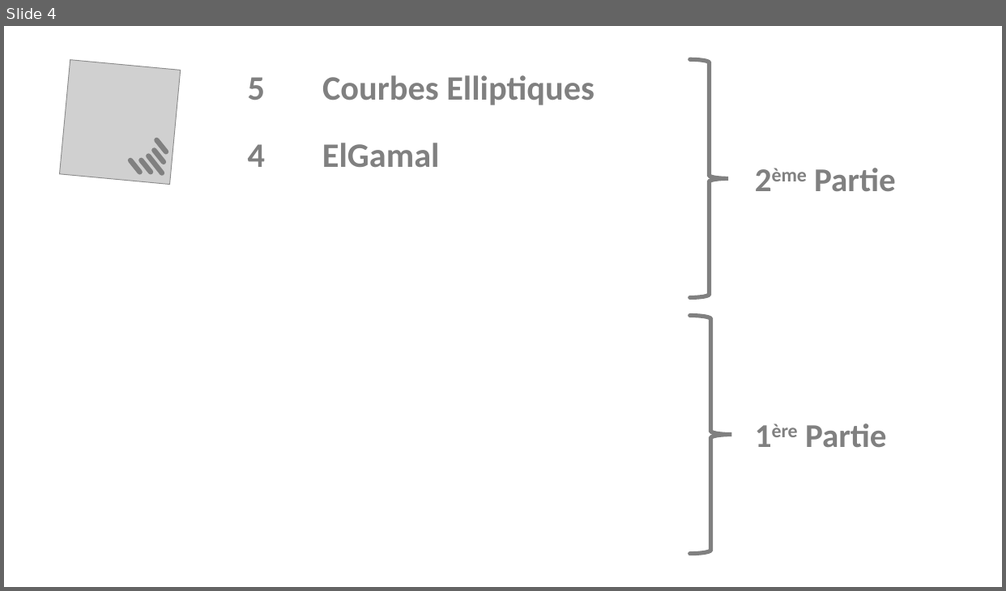
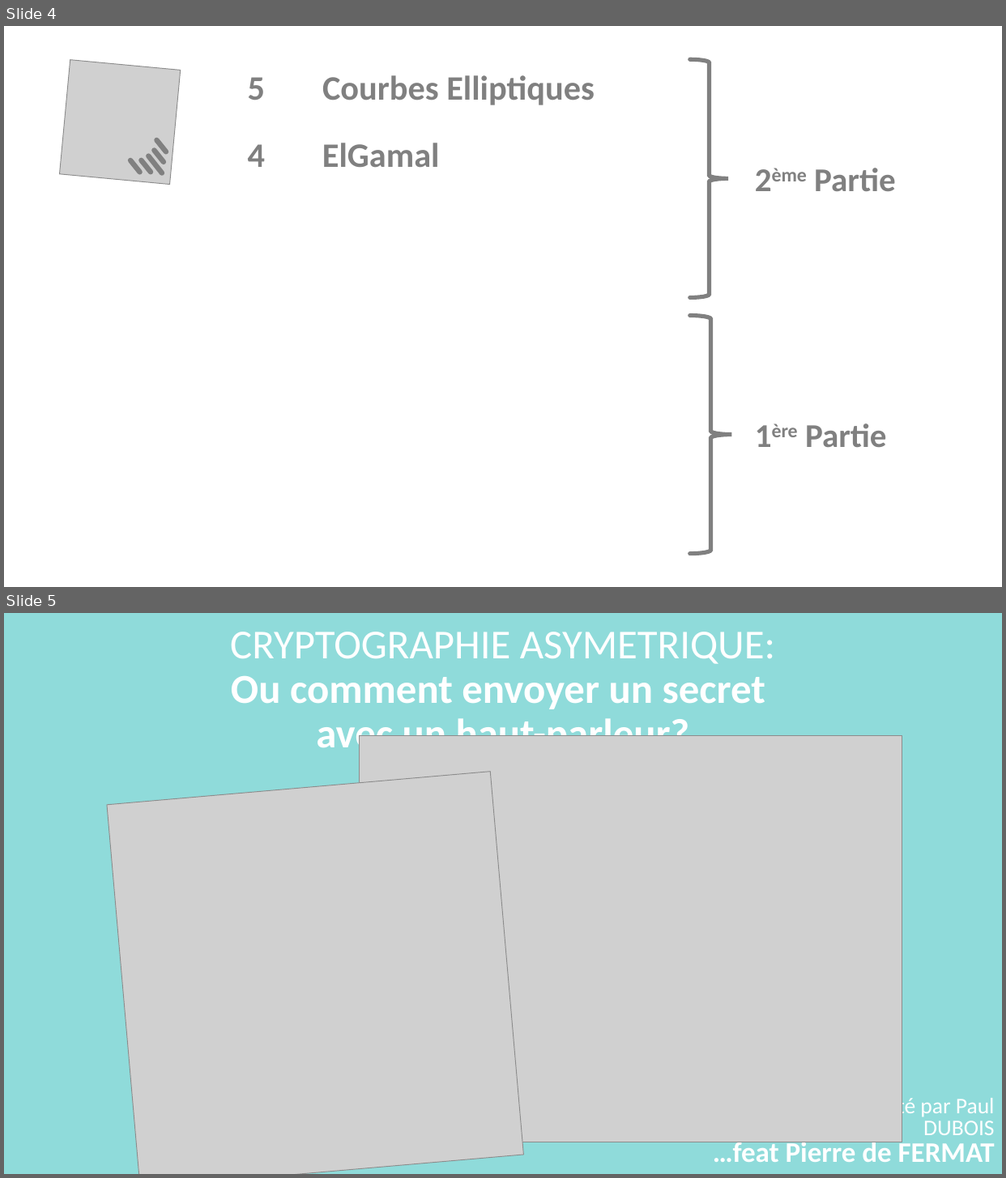
Before and after one commit to pauldubois98/AsymmetricCryptographyTalk, a slide deck: alternative slides.pptx. Shown one above the other, each under a label of ours: slide 4 before the commit, slides 4 and 5 after it. The pictures are 1006x591 and 1006x1178 pixels, drawn with LibreOffice and Linux fonts; fonts in the diff are those of the drawing; grey boxes stand for pictures; background and template pictures are left out. Boxes give left, top, right and bottom in pixels: in the first picture for what was removed or moved away, otherwise in the second. Text is boxed around its words. In the diff, an @@ line names an element or a change of style, - is before the commit and + after.

Commit message:
light blue backgound outro slide (poster theme)

```diff
--- a/alternative slides.pptx
+++ b/alternative slides.pptx
@@ slide 5 added at [4,613,1002,1174], background #FFFFFF @@
@@ rectangle added at [4,613,1002,1174], fill #8FDBDA @@
@@ title added at [230,632,775,757], 39.6 pt, text #FFFFFF, bold @@
+CRYPTOGRAPHIE ASYMETRIQUE:
+Ou comment envoyer un secret
+avec un haut-parleur?
@@ picture added at [360,736,902,1143] @@
@@ picture added at [107,772,524,1174] @@
@@ text added at [836,1096,995,1135], 21.4 pt, text #FFFFFF @@
+Présenté par Paul DUBOIS
@@ text added at [713,1139,995,1162], 27.3 pt, text #FFFFFF, bold @@
+…feat Pierre de FERMAT
```
